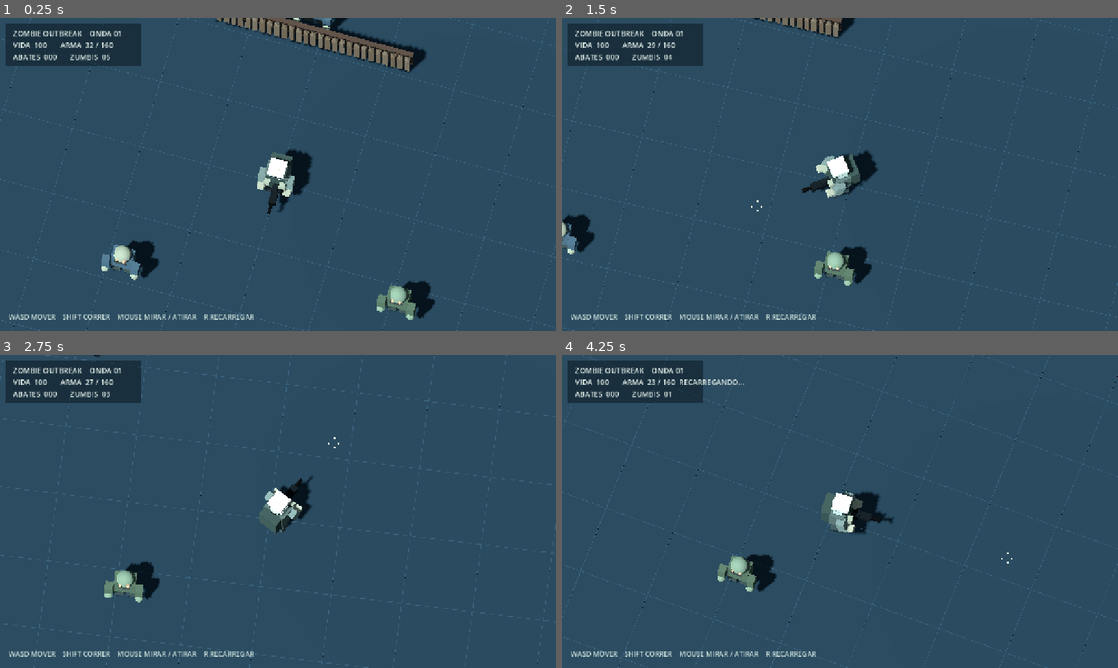
Above: before the commit, frames 1-4 (two rows, left to right).
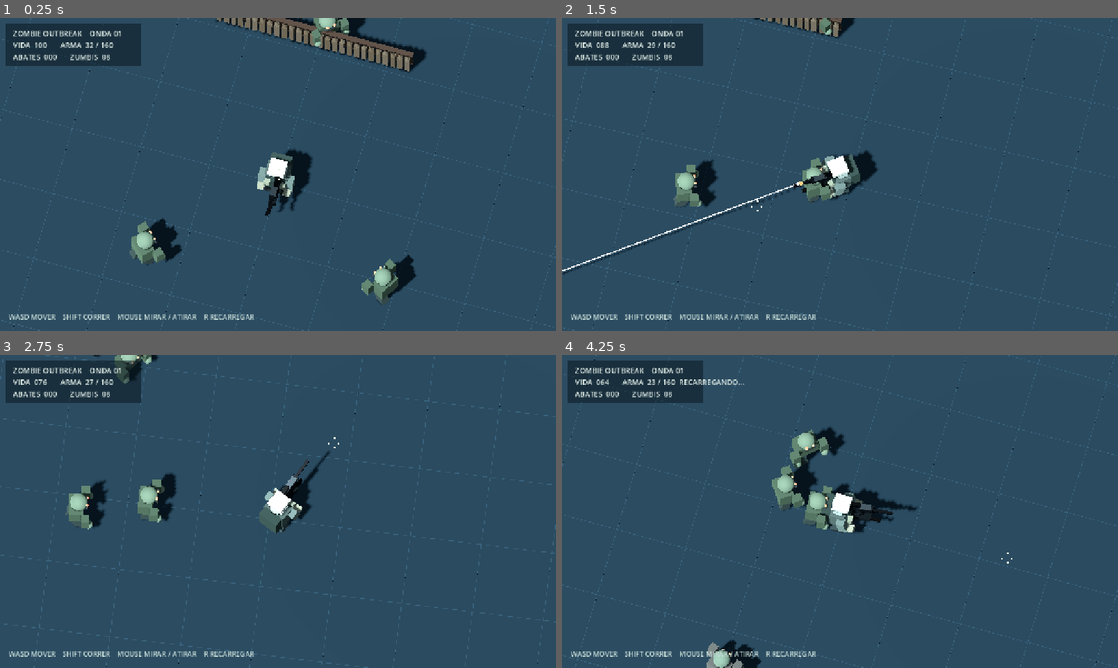
Above: after the commit, the same moments.

Repository: lulualcides-sys/Zumbi
Game: Godot game, scene res://scenes/Main.tscn
The game is run twice, just before and just after one commit, with the same random seed, the same clock (stepped at 60 frames per second) and the same inputs.
Inputs (mouse positions are in pixels of both pictures, inside the frame that each line leads up to):
- Up to frame 1 (0.25 s): no input
- Up to frame 2 (1.5 s): tap Enter at 0.5 s; move the mouse to (962, 158) at 0.52 s; hold D 0.53-1.25 s; hold Enter 0.53-1.25 s; click (962, 158) at 0.67 s; drag from (728, 190) to (812, 237) at 1.27 s
- Up to frame 3 (2.75 s): move the mouse to (333, 442) at 2.02 s; hold D from 2.03 s (still down); hold Shift from 2.03 s (still down)
- Up to frame 4 (4.25 s): release D at 2.75 s; release Shift at 2.75 s; drag from (812, 574) to (673, 464) at 2.77 s; move the mouse to (1006, 558) at 3.52 s; hold A from 3.53 s (still down); hold R from 3.53 s (still down)

The runs differ from the first frame. In frame 1, 3.6% of the frame differs, in the area x 18-79%, y 0-97%; in frame 2, 3.1%; in frame 3, 2.9%; in frame 4, 6.4%, in the area x 0-100%, y 0-100%.
Error before the commit: Parse Error: Cannot infer the type of "height_scale" variable because the value doesn't have a set type. (res://scripts/VisualAssets.gd:65)

Commit message:
perf/visual: use six-animation infected glb, cap mobile horde and document fidelity gates

Diff:
--- a/scripts/Main.gd
+++ b/scripts/Main.gd
@@ -12,7 +12,7 @@
 const FIRE_INTERVAL := 0.12
 const RELOAD_SECONDS := 1.45
 const MAG_SIZE := 32
-const MAX_ENEMIES := 26
+const MAX_ENEMIES := 14
 const WORLD_LIMIT := 17.0
 const MOBILE_AUTO_RANGE := 14.0
 const CAMERA_OFFSET := Vector3(1.8, 20.5, 6.4)
--- a/scripts/VisualAssets.gd
+++ b/scripts/VisualAssets.gd
@@ -2,6 +2,7 @@
 ## Import and animate CC0 Quaternius GLTF models with a procedural fallback.
 const MODEL_ROOT := "res://assets/cc0/"
 const TACTICAL_SOLDIER := "res://assets/tactical/soldier.glb"
+const INFECTED_SOLDIER := "res://assets/tactical/infected.glb"
 
 static func _path(kind: String, variation: int = 0) -> String:
     if kind == "survivor":
@@ -45,8 +46,13 @@
     var path := _path(kind, variation)
     # Infected tactical humans match the detail and silhouette of the player.
     # Avoid mixing a realistic soldier with cartoon Quaternius zombie models.
-    if ResourceLoader.exists(TACTICAL_SOLDIER):
+    if kind == "survivor" and ResourceLoader.exists(TACTICAL_SOLDIER):
         path = TACTICAL_SOLDIER
+    elif kind == "zombie":
+        if ResourceLoader.exists(INFECTED_SOLDIER):
+            path = INFECTED_SOLDIER
+        elif ResourceLoader.exists(TACTICAL_SOLDIER):
+            path = TACTICAL_SOLDIER
     if not ResourceLoader.exists(path):
         return {}
     var packed := load(path) as PackedScene
@@ -59,10 +65,10 @@
         return {}
     model.name = "Art_CC0_" + kind
     model.position = Vector3(0.0, -0.87, 0.0)
-    if path == TACTICAL_SOLDIER:
+    if path == TACTICAL_SOLDIER or path == INFECTED_SOLDIER:
         model.name = "TacticalSoldierAnimated" if kind == "survivor" else "InfectedSoldierAnimated"
         if kind == "zombie":
-            var height_scale := [0.92, 1.01, 1.09][posmod(variation, 3)]
+            var height_scale: float = float([0.92, 1.01, 1.09][posmod(variation, 3)])
             model.scale = Vector3(1.0, height_scale, 1.0)
     body.add_child(model)
     if kind == "zombie":
@@ -81,7 +87,7 @@
             animator.play(available[0])
     return {"root": model, "player": animator, "animations": available, "active": "", "path": path,
             "tactical": path == TACTICAL_SOLDIER and kind == "survivor",
-            "infected": path == TACTICAL_SOLDIER and kind == "zombie"}
+            "infected": (path == TACTICAL_SOLDIER or path == INFECTED_SOLDIER) and kind == "zombie"}
 
 static func animate(rig: Dictionary, state: String, running: bool = false) -> void:
     if rig.is_empty():
--- a/tests/smoke.gd
+++ b/tests/smoke.gd
@@ -75,6 +75,9 @@
         var enemy_art: Dictionary = scene.zombie_state[target].get("art", {})
         var enemy_mesh: Node3D = enemy_art.get("root")
         all_passed = _check(bool(enemy_art.get("infected", false)), "Cartoon zombie still being used in reference visual mode") and all_passed
+        if ResourceLoader.exists("res://assets/tactical/infected.glb"):
+            all_passed = _check(enemy_art.get("path", "").ends_with("/infected.glb"), "Optimized infected asset not loaded") and all_passed
+            all_passed = _check(enemy_art.get("animations", []).size() <= 6, "Unused tactical animation clips remain on enemies") and all_passed
         all_passed = _check(enemy_mesh != null and int(enemy_mesh.get_meta("graded_surfaces", 0)) > 0, "Infected material was not applied to the soldier mesh") and all_passed
     var hp_before: int = scene.zombie_state[target]["health"]
     var score_before: int = scene.score
Not shown, added: docs/REFERENCIA-VISUAL-v06.md
